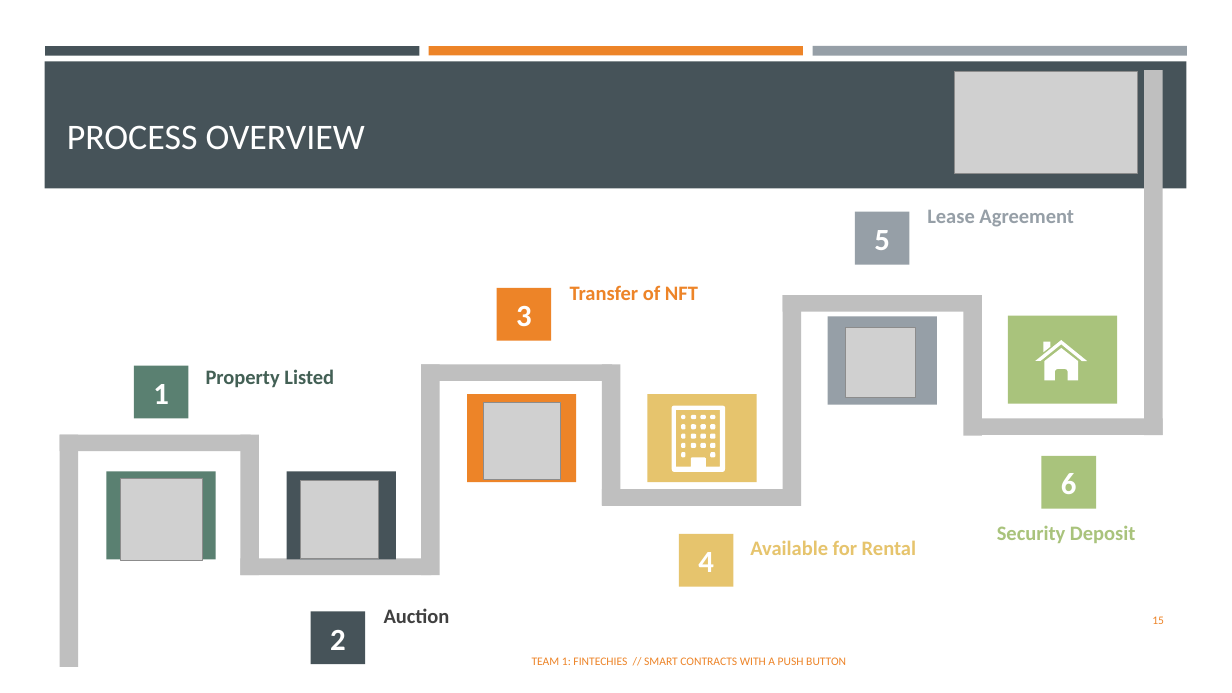
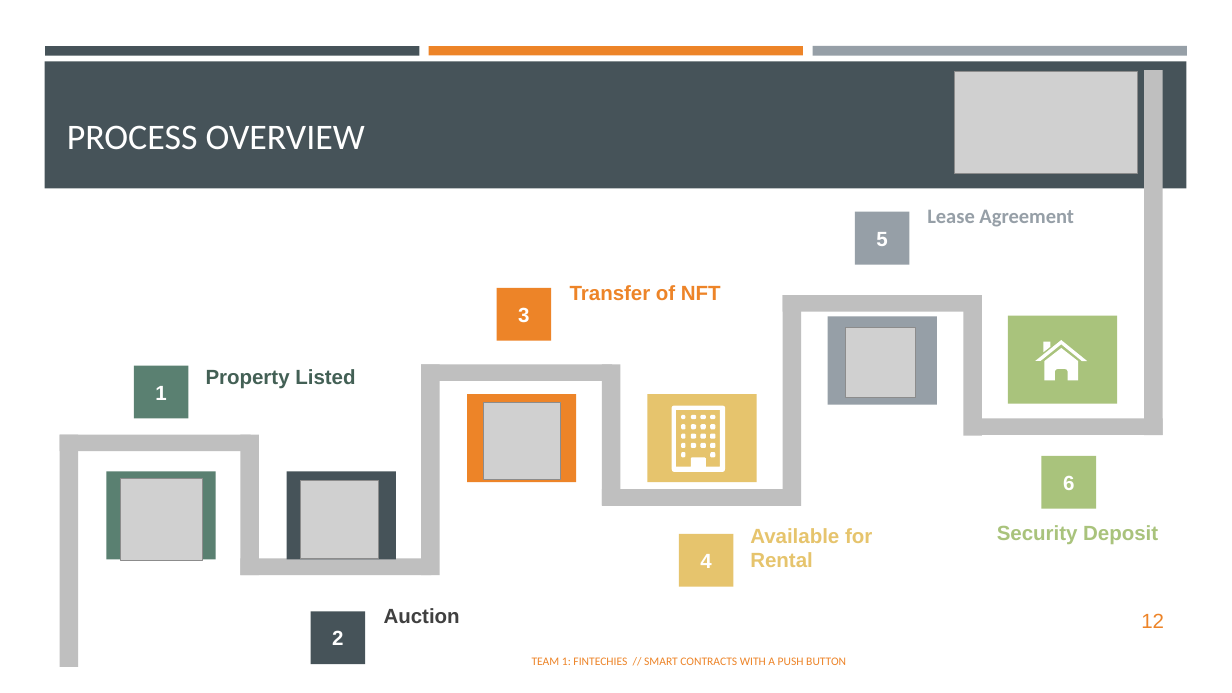
Before and after one commit to maitree7/BlocHome_DeFi, a slide deck: slide 12 of Presentation/Bloc_Home_20201012.pptx (slide 15 before the commit). Drawn at 1232x693 pixels with LibreOffice and Linux fonts; fonts in the diff are those of the drawing; grey boxes stand for pictures. Boxes give left, top, right and bottom in pixels: in the first picture for what was removed or moved away, otherwise in the second. Text is boxed around its words. In the diff, an @@ line names an element or a change of style, - is before the commit and + after.

```diff
--- a/Presentation/Bloc_Home_20201012.pptx
+++ b/Presentation/Bloc_Home_20201012.pptx
@@ size 24 to 16 pt, font Calibri to Arial in 6 elements at bbox=[155, 386, 166, 400], bbox=[332, 630, 343, 645], bbox=[700, 554, 711, 568], bbox=[1063, 476, 1074, 490], bbox=[518, 307, 529, 323], bbox=[876, 232, 887, 246] @@
@@ font Calibri to Arial in 5 elements at bbox=[206, 369, 355, 388], bbox=[570, 285, 721, 300], bbox=[384, 608, 460, 623], bbox=[997, 525, 1158, 544], bbox=[750, 528, 872, 567] @@
@@ text "Available for Rental": place and size @@
-text "Available for Rental" at bbox=[750, 540, 916, 555]
+text "Available for Rental" at bbox=[750, 528, 872, 567]
@@ page number at bbox=[1141, 613, 1164, 628]: text changed; size 9 to 16 pt; font Calibri to Arial @@
-15
+12
```
Also in this commit, not shown: 11 other slides changed, 3 slides removed, 3 other files.
